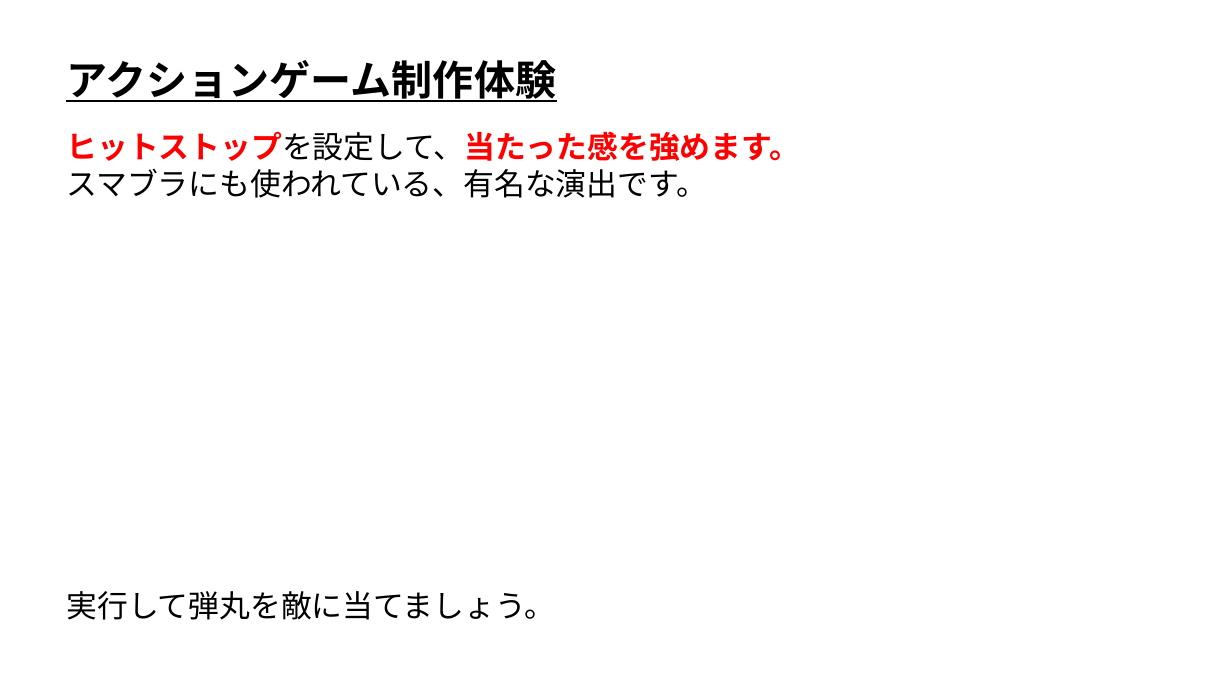
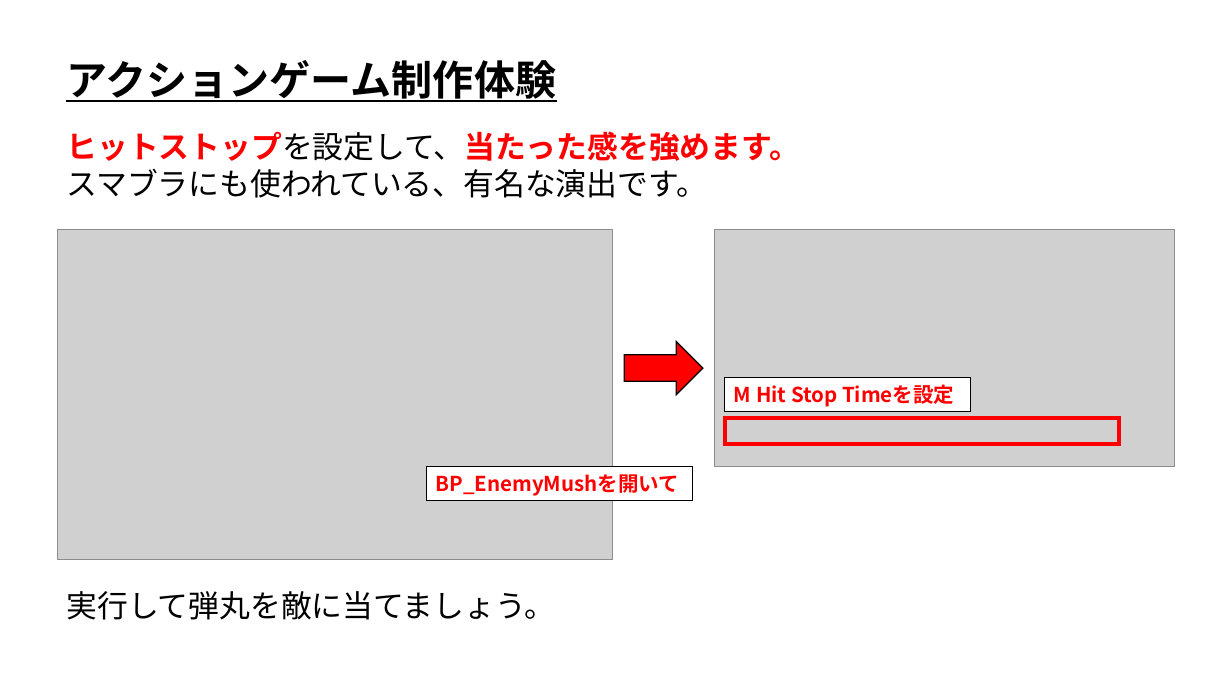
Before and after one commit to ArakiYusuke-Ohara/UnrealEngine, a slide deck: slide 18 of Projects/OpenCanpas01/UE_アクションゲーム制作体験.pptx (slide 17 before the commit). Drawn at 1232x693 pixels with LibreOffice and Linux fonts; fonts in the diff are those of the drawing; grey boxes stand for pictures. Boxes give left, top, right and bottom in pixels: in the first picture for what was removed or moved away, otherwise in the second. Text is boxed around its words. In the diff, an @@ line names an element or a change of style, - is before the commit and + after.

```diff
--- a/Projects/OpenCanpas01/UE_アクションゲーム制作体験.pptx
+++ b/Projects/OpenCanpas01/UE_アクションゲーム制作体験.pptx
@@ picture added at (57, 229, 613, 559) @@
@@ picture added at (714, 229, 1175, 466) @@
@@ right arrow added at (625, 342, 703, 395), fill #FF0000, outline #000000 1 pt @@
@@ rectangle added at (726, 378, 971, 412), fill #FFFFFF, outline #000000 0.75 pt, 16 pt, text #FF0000, bold @@
+M Hit Stop Timeを設定
@@ rectangle added at (726, 418, 1119, 445), outline #FF0000 3 pt @@
@@ rectangle added at (427, 467, 693, 501), fill #FFFFFF, outline #000000 0.75 pt, 16 pt, text #FF0000, bold @@
+BP_EnemyMushを開いて
```
Also in this commit, not shown: 13 other slides changed, 1 slide added, 9 other files.
